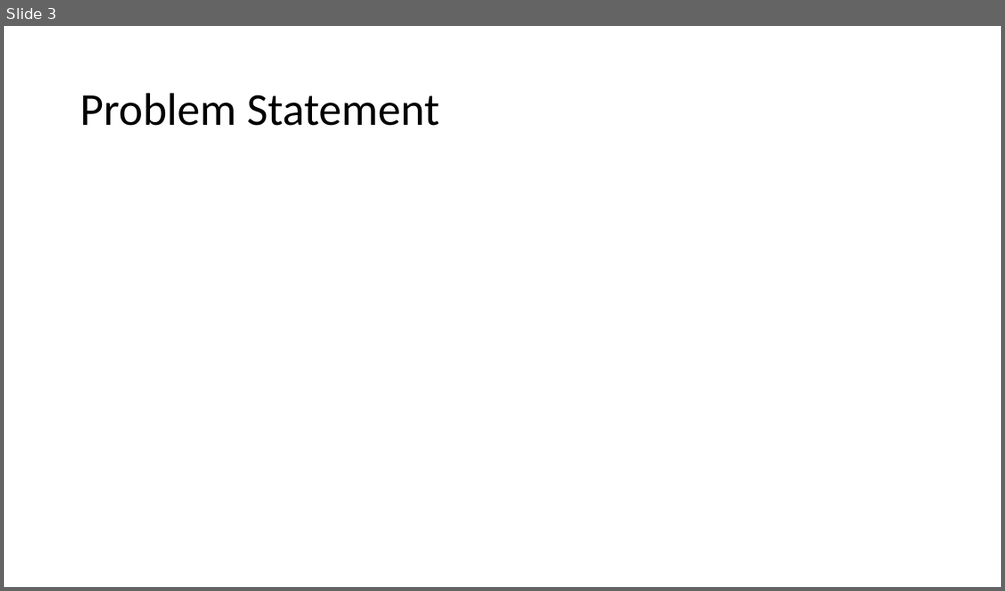
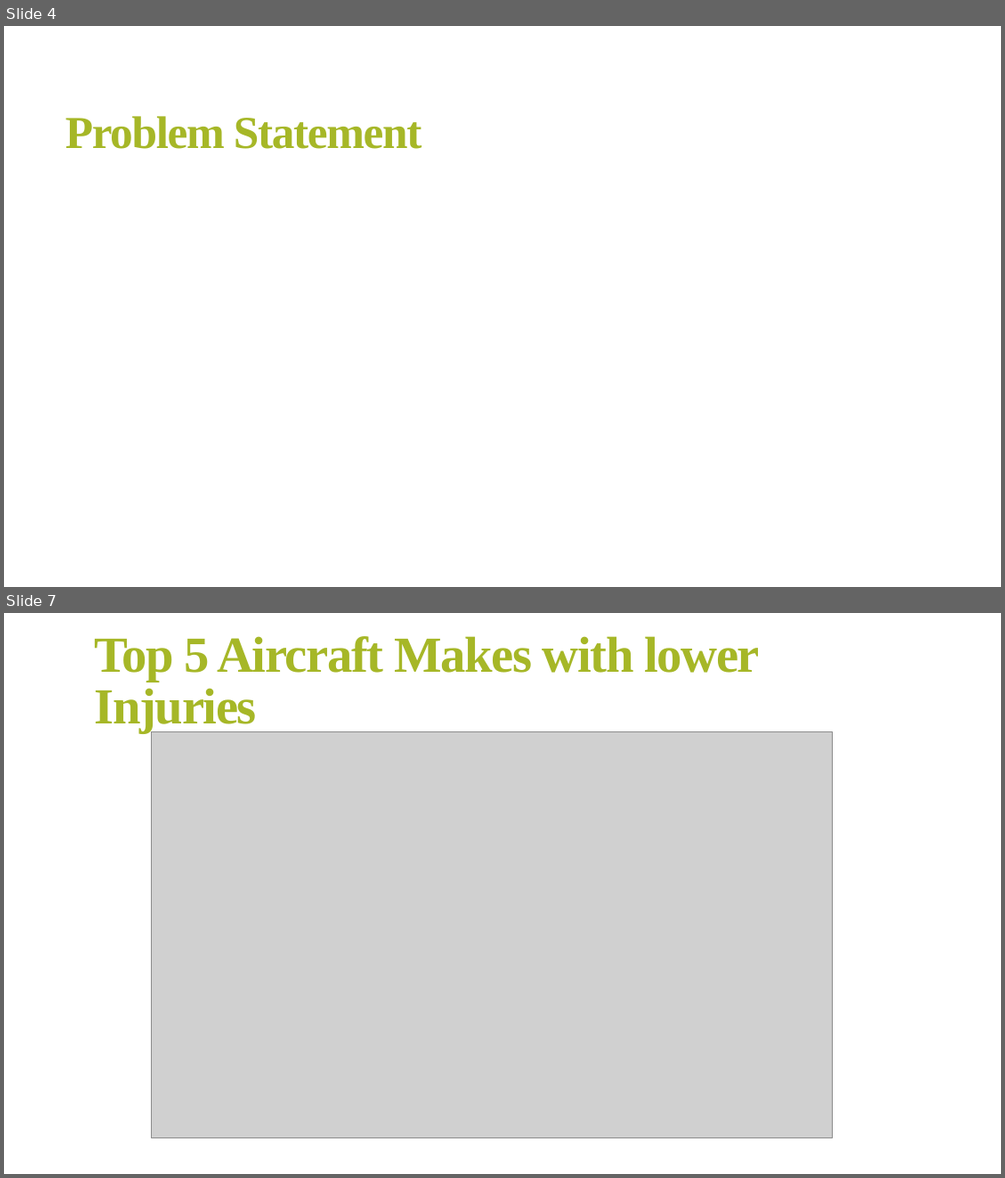
Before and after one commit to FranciscarNdanu/PHASE-1-PROJECT, a slide deck: Presentation.pptx. Shown one above the other, each under a label of ours: slide 3 before the commit, slides 4 and 7 after it; the slides between them are not shown. The pictures are 1005x591 and 1005x1178 pixels, drawn with LibreOffice and Linux fonts; fonts in the diff are those of the drawing; grey boxes stand for pictures. Boxes give left, top, right and bottom in pixels: in the first picture for what was removed or moved away, otherwise in the second. Text is boxed around its words. In the diff, an @@ line names an element or a change of style, - is before the commit and + after.

```diff
--- a/Presentation.pptx
+++ b/Presentation.pptx
@@ slide 7 added at bbox=[4, 613, 1001, 1174], background #FFFFFF @@
@@ title added at bbox=[94, 636, 760, 733], 48.6 pt, text #A6B727, bold @@
+Top 5 Aircraft Makes with lower Injuries
@@ picture added at bbox=[152, 732, 833, 1137] @@
@@ what was slide 3 is now slide 4 @@
@@ slide 4 changed as well @@
@@ title "Problem Statement": place and size @@
-title "Problem Statement" at bbox=[80, 93, 440, 126]
+title "Problem Statement" at bbox=[65, 116, 421, 149]
@@ title "Problem Statement" at bbox=[65, 116, 421, 149]: font Calibri to Times New Roman, text colour #000000 to #A6B727, letter spacing 0 to -1.2 pt, bold on; line spacing 0.9 to 0.85 @@
```
Also in this commit, not shown: 1 other slide changed, 10 other slides added, 4 slides removed, 12 other files.
